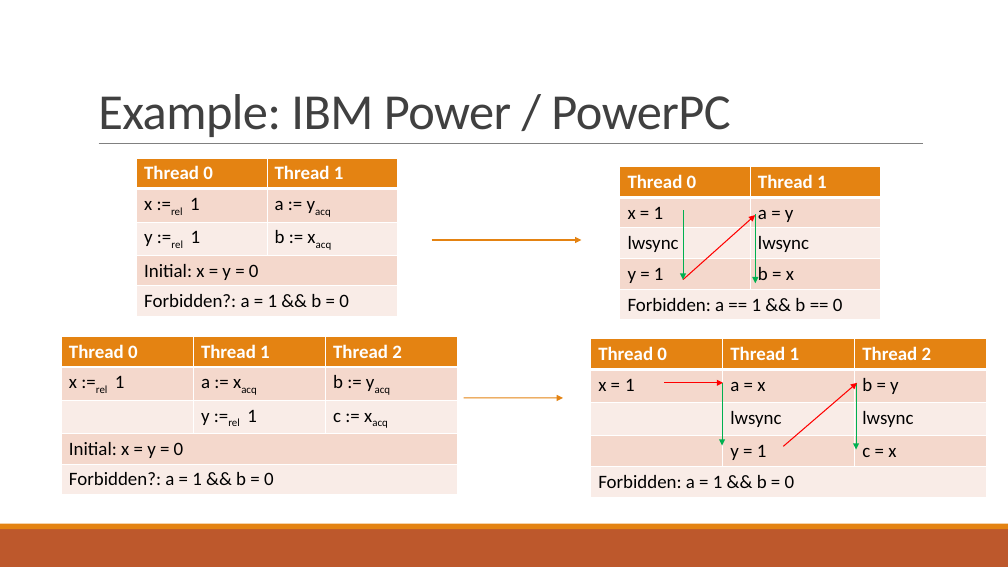
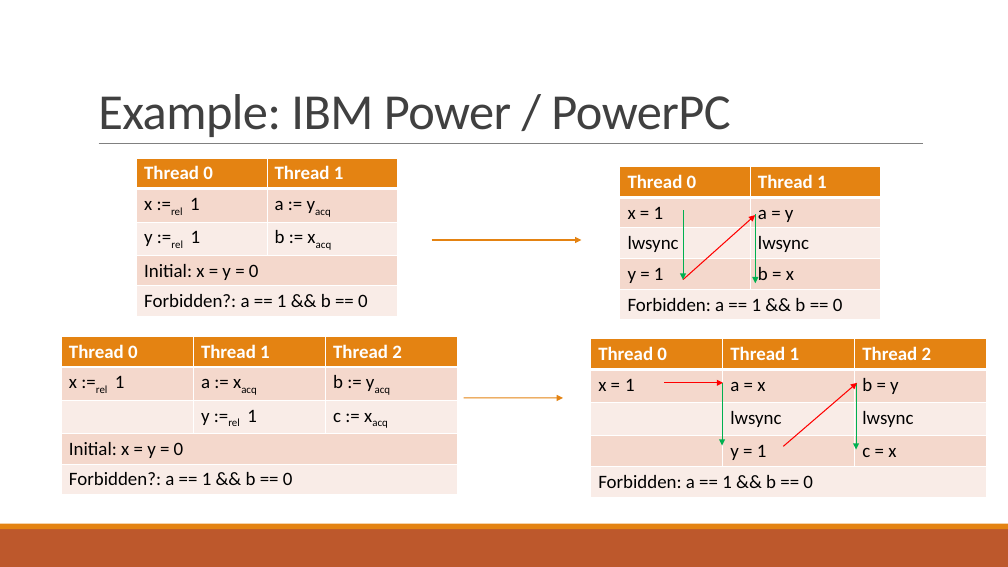
Before and after one commit to noirgif/2018s-final-projects, a slide deck: slide 19 of 06-Memory Access/fopl-pres.pptx. Drawn at 1008x567 pixels with LibreOffice and Linux fonts; fonts in the diff are those of the drawing. Boxes give left, top, right and bottom in pixels: in the first picture for what was removed or moved away, otherwise in the second. Text is boxed around its words. In the diff, an @@ line names an element or a change of style, - is before the commit and + after.

Commit message:
slides v2

```diff
--- a/06-Memory Access/fopl-pres.pptx
+++ b/06-Memory Access/fopl-pres.pptx
@@ table at [137, 158, 399, 312] @@
-row 5, column 1: Forbidden?: a = 1 && b = 0
+row 5, column 1: Forbidden?: a == 1 && b == 0
@@ table at [61, 337, 458, 490] @@
-row 5, column 1: Forbidden?: a = 1 && b = 0
+row 5, column 1: Forbidden?: a == 1 && b == 0
@@ table at [591, 339, 988, 492] @@
-row 5, column 1: Forbidden: a = 1 && b = 0
+row 5, column 1: Forbidden: a == 1 && b == 0
```
Also in this commit, not shown: 3 other slides changed, 1 slide added.
